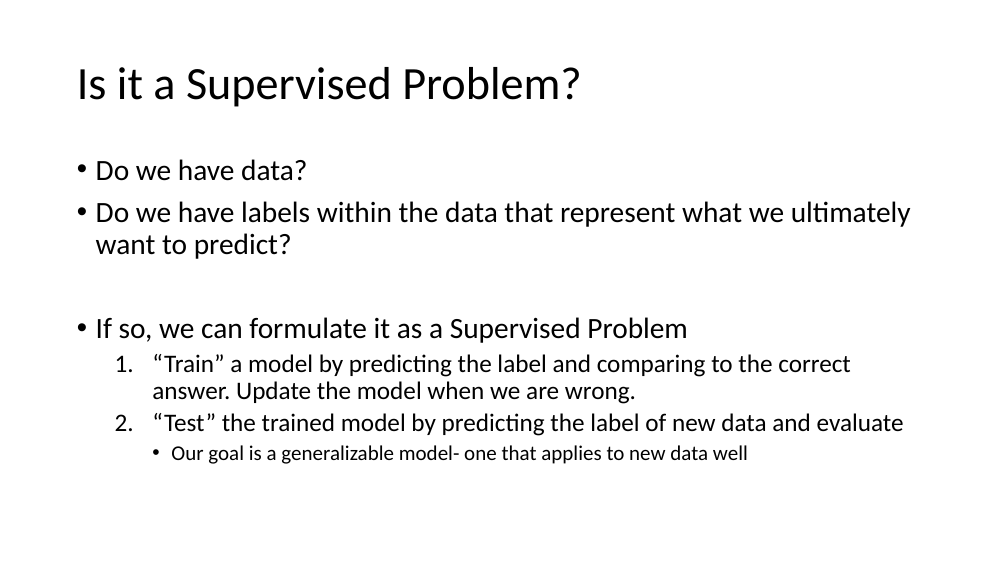
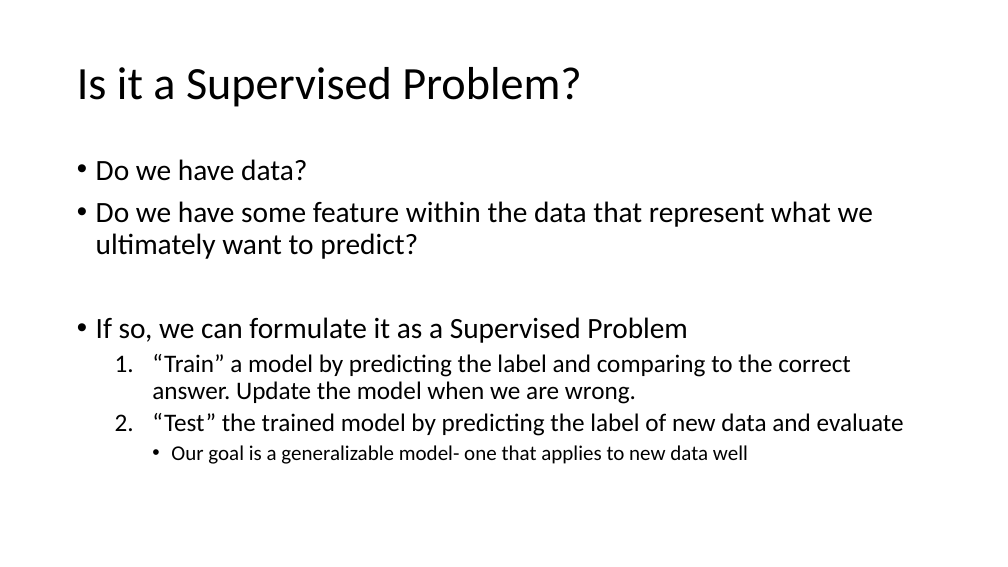
Before and after one commit to fredhutchio/python_intro_hdc, a slide deck: slide 13 of slides/Intro to Machine Learning.pptx. Drawn at 1008x567 pixels with LibreOffice and Linux fonts; fonts in the diff are those of the drawing. Boxes give left, top, right and bottom in pixels: in the first picture for what was removed or moved away, otherwise in the second. Text is boxed around its words. In the diff, an @@ line names an element or a change of style, - is before the commit and + after.

Commit message:
updated slides
moving from terminology 'label' to 'target' or 'outcome' for supervised learning

```diff
--- a/slides/Intro to Machine Learning.pptx
+++ b/slides/Intro to Machine Learning.pptx
@@ text at (x1=96, y1=201, x2=873, y2=259): text changed @@
-• Do we have labels within the data that represent what we ultimately want to predict?
+• Do we have some feature within the data that represent what we ultimately want to predict?
```
Also in this commit, not shown: 4 other slides changed.
